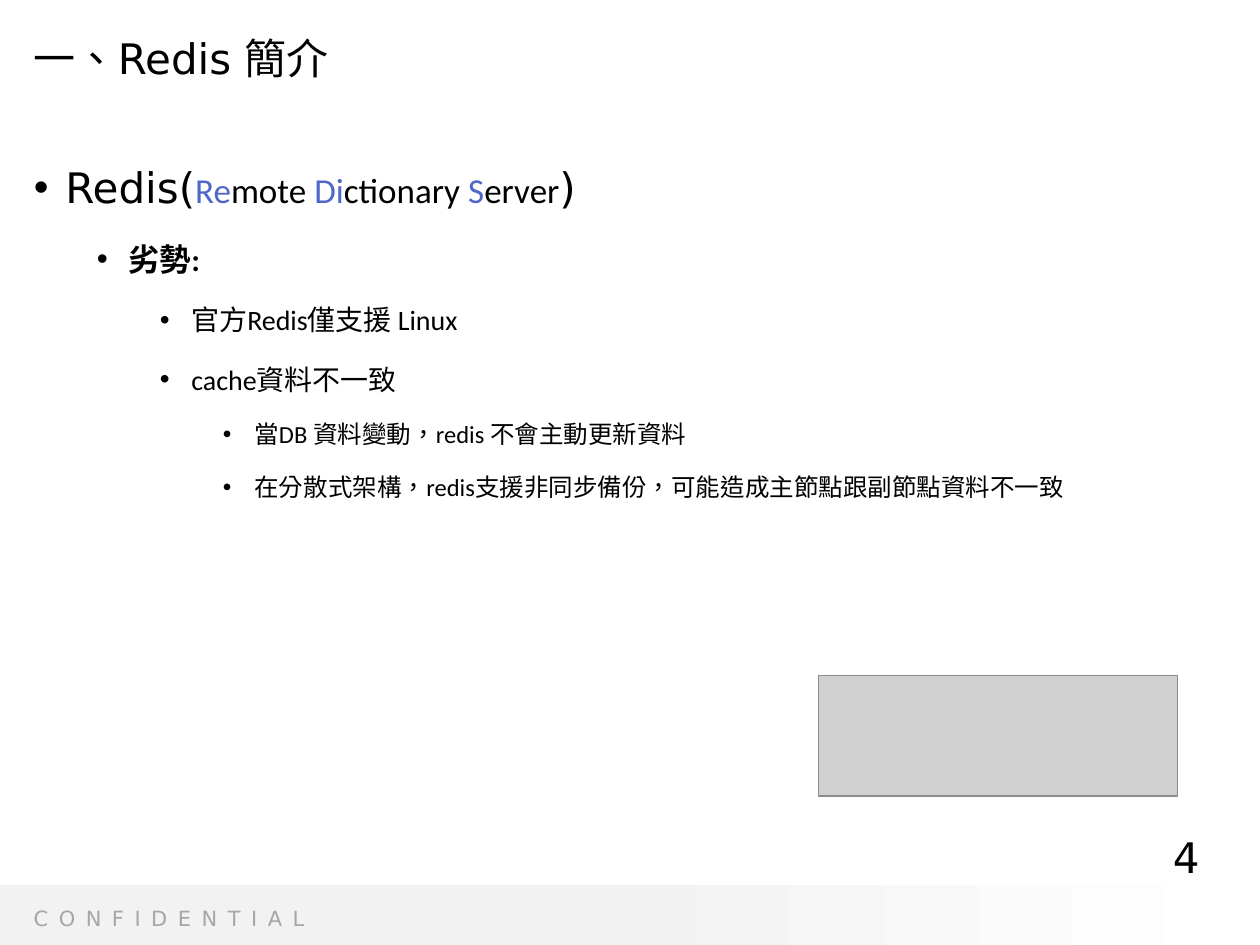
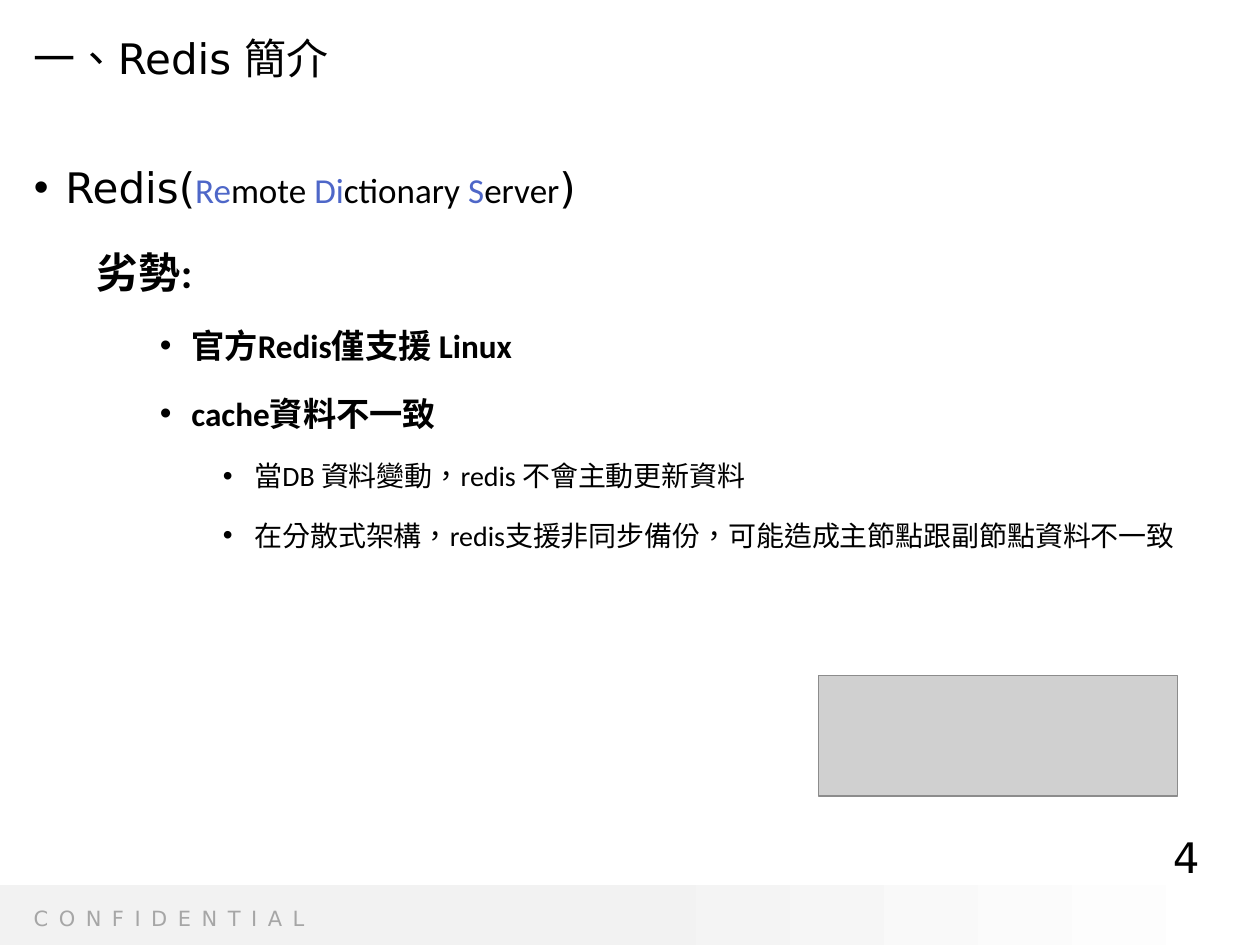
Before and after one commit to Radigogogo/redis, a slide deck: slide 6 of D69 Tech Sharing - Redis_v.2.pptx. Drawn at 1260x945 pixels with LibreOffice and Linux fonts; fonts in the diff are those of the drawing; grey boxes stand for pictures; background and template pictures are left out. Boxes give left, top, right and bottom in pixels: in the first picture for what was removed or moved away, otherwise in the second. Text is boxed around its words. In the diff, an @@ line names an element or a change of style, - is before the commit and + after.

```diff
--- a/D69 Tech Sharing - Redis_v.2.pptx
+++ b/D69 Tech Sharing - Redis_v.2.pptx
@@ text at (97, 252, 1174, 549): size 18 to 24 pt in "劣勢:"; size 16 to 19 pt, bold on in "官方Redis僅支援 Linux", "cache資料不一致"; size 14 to 16 pt in "當DB 資料變動，redis 不會主動更新資料", "在分散式架構，redis支援非同步備份，可能造成主節點跟副節點資料不一致"; bullet • to none @@
```
Also in this commit, not shown: 7 other slides changed, 3 slides added, 1 slide removed.
